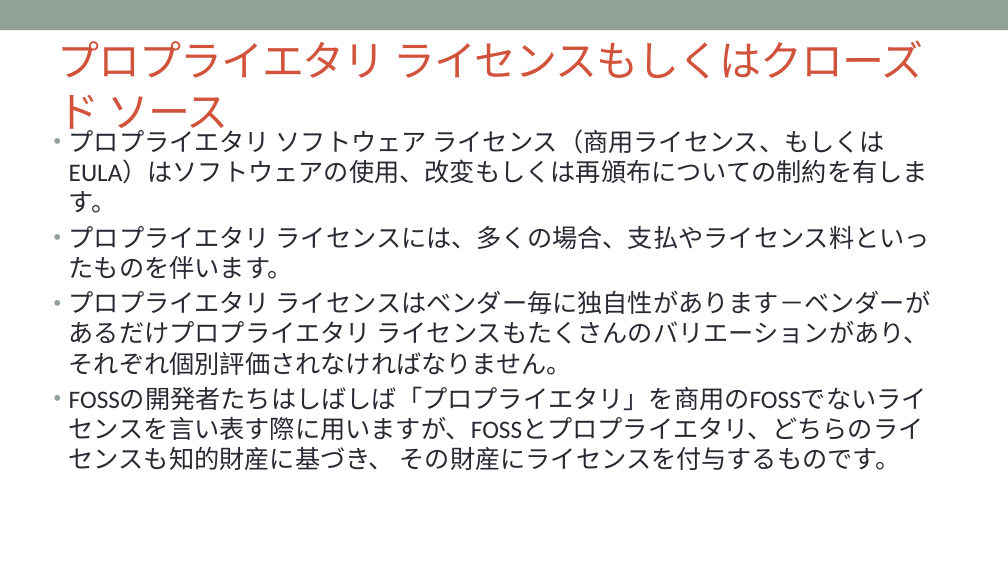
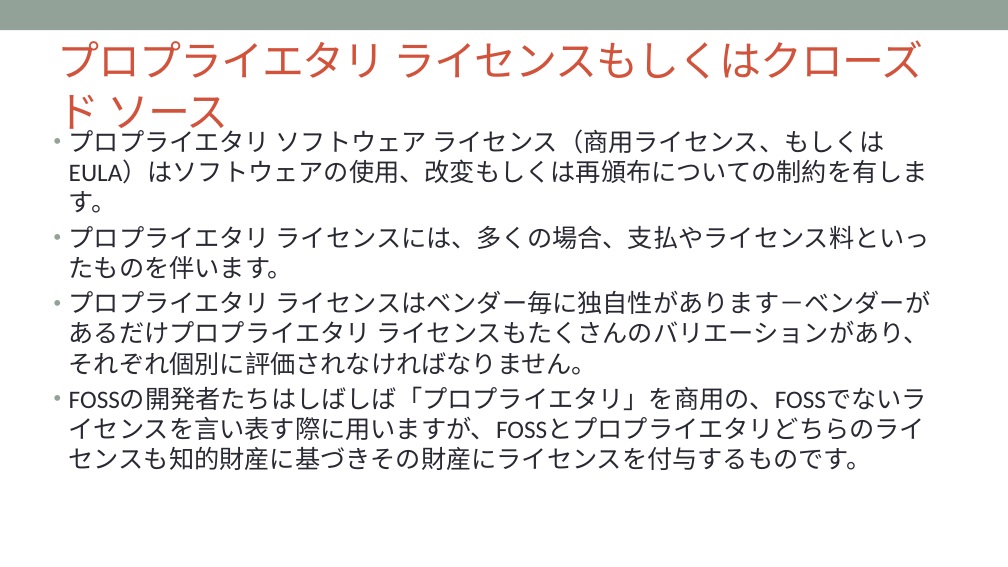
Before and after one commit to OpenChain-Project/Curriculum-Translation-JP, a slide deck: slide 15 of target/openchain-curriculum-release-2.pptx. Drawn at 1008x567 pixels with LibreOffice and Linux fonts; fonts in the diff are those of the drawing; background and template pictures are left out. Boxes give left, top, right and bottom in pixels: in the first picture for what was removed or moved away, otherwise in the second. Text is boxed around its words. In the diff, an @@ line names an element or a change of style, - is before the commit and + after.

```diff
--- a/target/openchain-curriculum-release-2.pptx
+++ b/target/openchain-curriculum-release-2.pptx
@@ text at (x1=69, y1=291, x2=931, y2=470): text changed @@
-• プロプライエタリ ライセンスはベンダー毎に独自性があります－ベンダーがあるだけプロプライエタリ ライセンスもたくさんのバリエーションがあり、それぞれ個別評価されなければなりません。
-• FOSSの開発者たちはしばしば「プロプライエタリ」を商用のFOSSでないライセンスを言い表す際に用いますが、FOSSとプロプライエタリ、どちらのライセンスも知的財産に基づき、 その財産にライセンスを付与するものです。
+• プロプライエタリ ライセンスはベンダー毎に独自性があります－ベンダーがあるだけプロプライエタリ ライセンスもたくさんのバリエーションがあり、それぞれ個別に評価されなければなりません。
+• FOSSの開発者たちはしばしば「プロプライエタリ」を商用の、FOSSでないライセンスを言い表す際に用いますが、FOSSとプロプライエタリどちらのライセンスも知的財産に基づきその財産にライセンスを付与するものです。
```
Also in this commit, not shown: 38 other slides changed, 6 other files.
